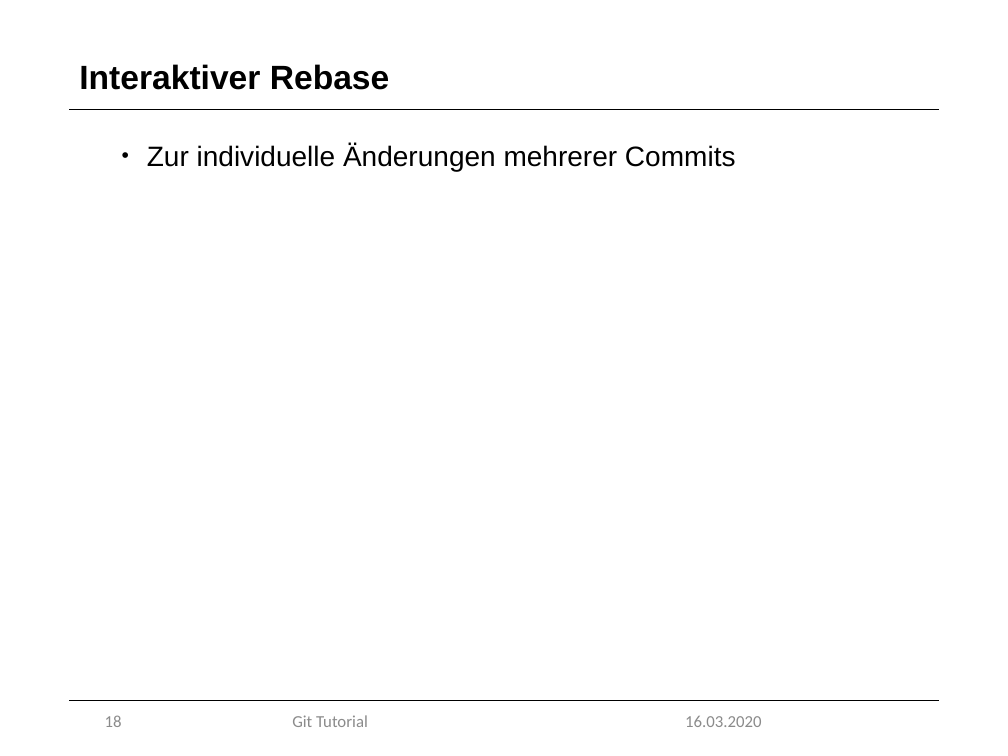
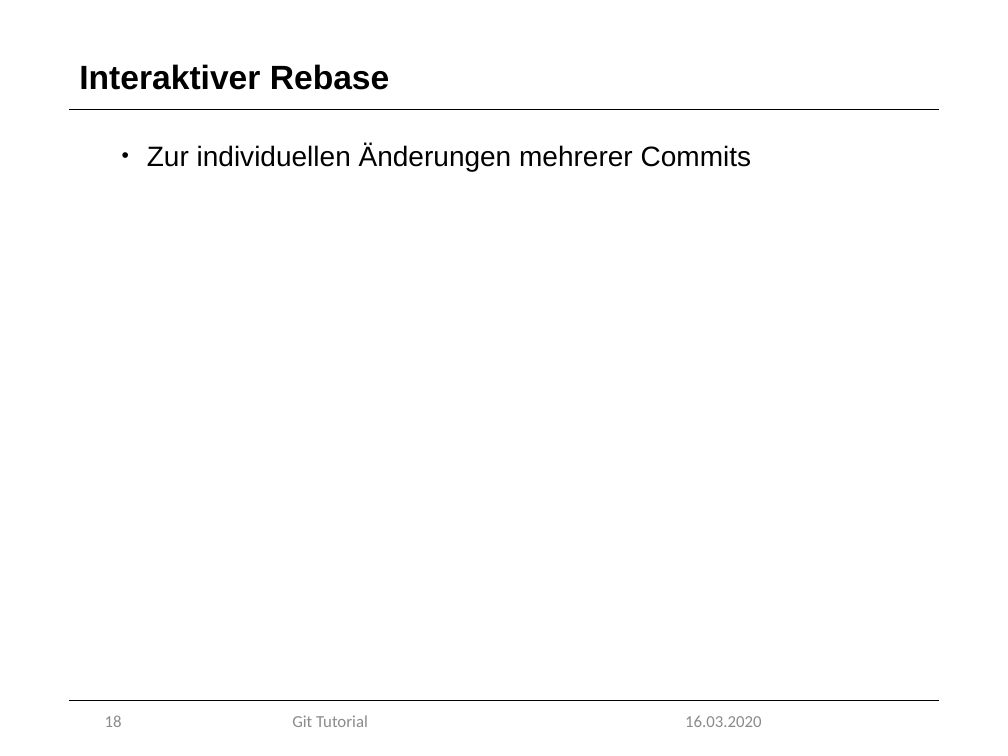
Before and after one commit to marcretzlaff/projektarbeit, a slide deck: slide 18 of Präsentation-90min/Präsentation-90min.pptx. Drawn at 1008x756 pixels with LibreOffice and Linux fonts; fonts in the diff are those of the drawing; background and template pictures are left out. Boxes give left, top, right and bottom in pixels: in the first picture for what was removed or moved away, otherwise in the second. Text is boxed around its words. In the diff, an @@ line names an element or a change of style, - is before the commit and + after.

```diff
--- a/Präsentation-90min/Präsentation-90min.pptx
+++ b/Präsentation-90min/Präsentation-90min.pptx
@@ text at [147,144,752,171]: text changed @@
-• Zur individuelle Änderungen mehrerer Commits
+• Zur individuellen Änderungen mehrerer Commits
```
Also in this commit, not shown: 3 other slides changed, 2 slides added, 1 slide removed.
